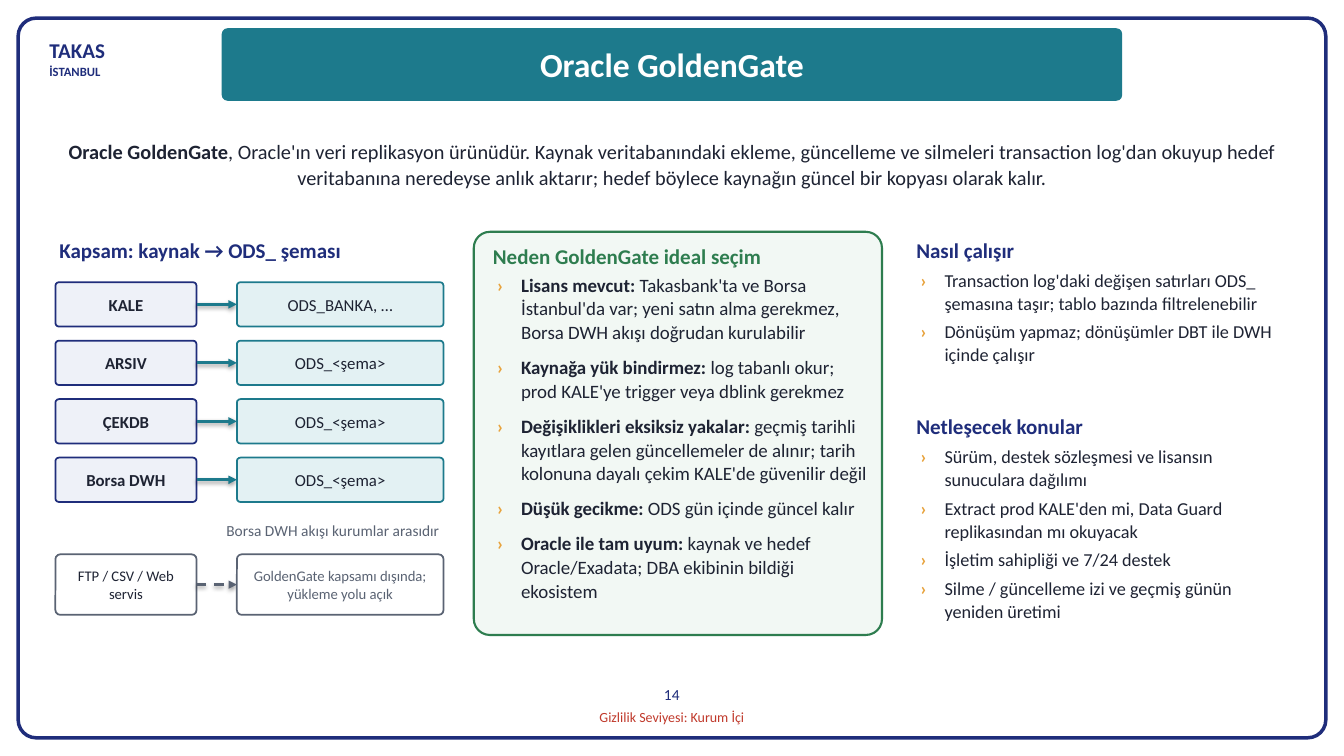
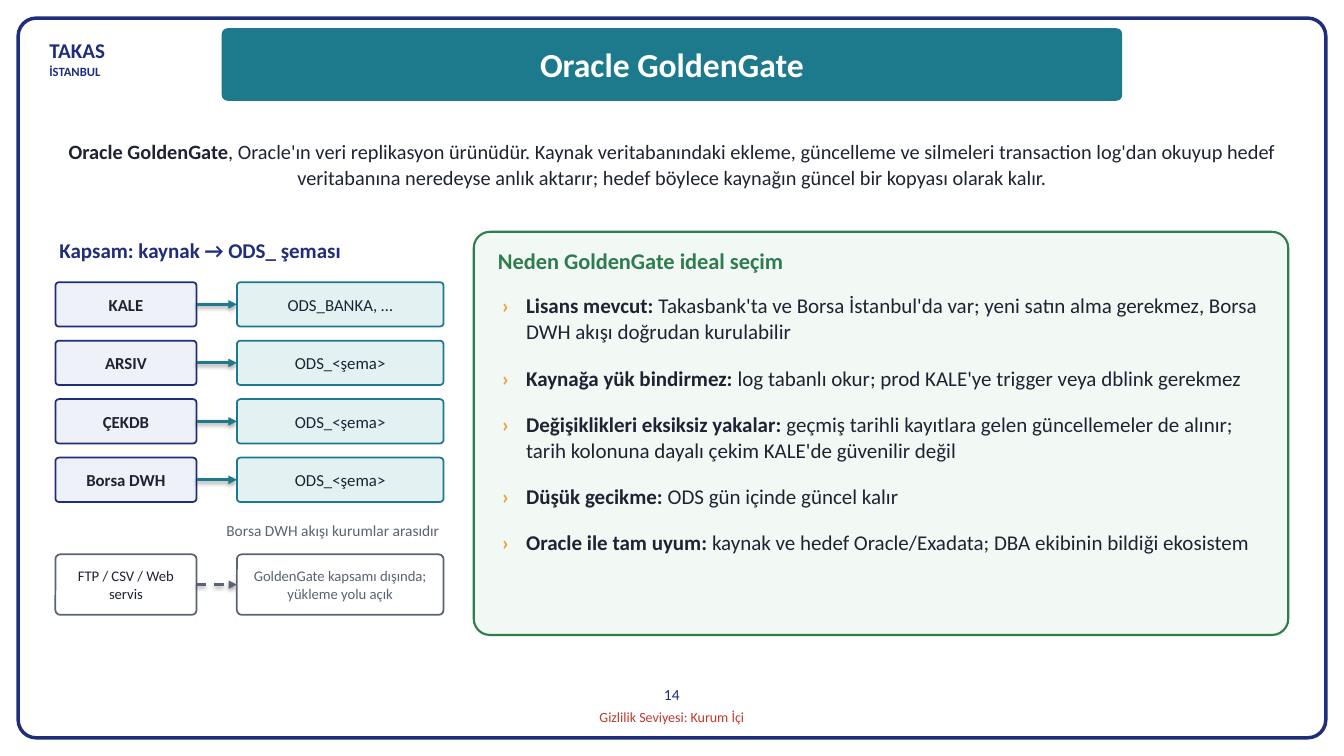
Before and after one commit to hanifidemirel0/Cursor-Projects, a slide deck: slide 14 of outputs/dwh-sunum-kasim-2026/5 - DWHSunum_Kasim2026.pptx. Drawn at 1344x756 pixels with LibreOffice and Linux fonts; fonts in the diff are those of the drawing. Boxes give left, top, right and bottom in pixels: in the first picture for what was removed or moved away, otherwise in the second. Text is boxed around its words. In the diff, an @@ line names an element or a change of style, - is before the commit and + after.

```diff
--- a/outputs/dwh-sunum-kasim-2026/5 - DWHSunum_Kasim2026.pptx
+++ b/outputs/dwh-sunum-kasim-2026/5 - DWHSunum_Kasim2026.pptx
@@ rounded rectangle: place and size @@
-rounded rectangle at box(474, 232, 882, 635)
+rounded rectangle at box(474, 232, 1289, 635)
@@ text "Neden GoldenGate ideal seçim" at box(498, 253, 783, 273): size 15 to 16 pt @@
@@ text removed at box(916, 243, 1014, 262) @@
-Nasıl çalışır
@@ text "› Lisans mevcut: Takasbank'ta ve ...": place and size @@
-text "› Lisans mevcut: Takasbank'ta ve ..." at box(521, 279, 867, 598)
+text "› Lisans mevcut: Takasbank'ta ve ..." at box(526, 296, 1257, 554)
@@ text "› Lisans mevcut: Takasbank'ta ve ..." at box(526, 296, 1257, 554): size 13.5 to 15 pt; more space between paragraphs @@
@@ text removed at box(945, 274, 1272, 364) @@
-› Transaction log'daki değişen satırları ODS_ şemasına taşır; tablo bazında filtrelenebilir
-› Dönüşüm yapmaz; dönüşümler DBT ile DWH içinde çalışır
@@ text removed at box(916, 419, 1083, 438) @@
-Netleşecek konular
@@ text removed at box(945, 502, 1232, 621) @@
-› Sürüm, destek sözleşmesi ve lisansın sunuculara dağılımı
-› Extract prod KALE'den mi, Data Guard replikasından mı okuyacak
-› İşletim sahipliği ve 7/24 destek
-› Silme / güncelleme izi ve geçmiş günün yeniden üretimi
```
Also in this commit, not shown: 3 other files.
